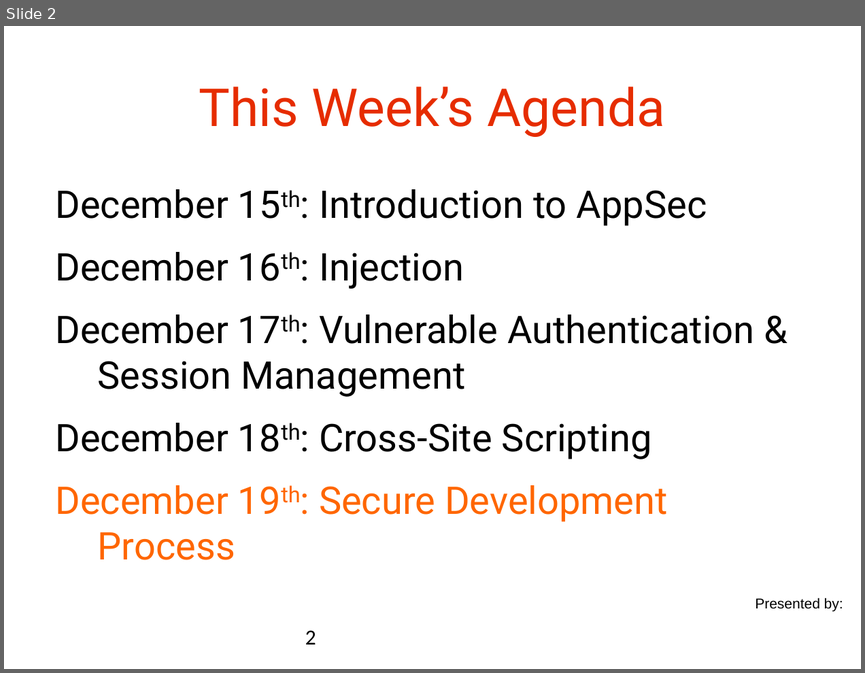
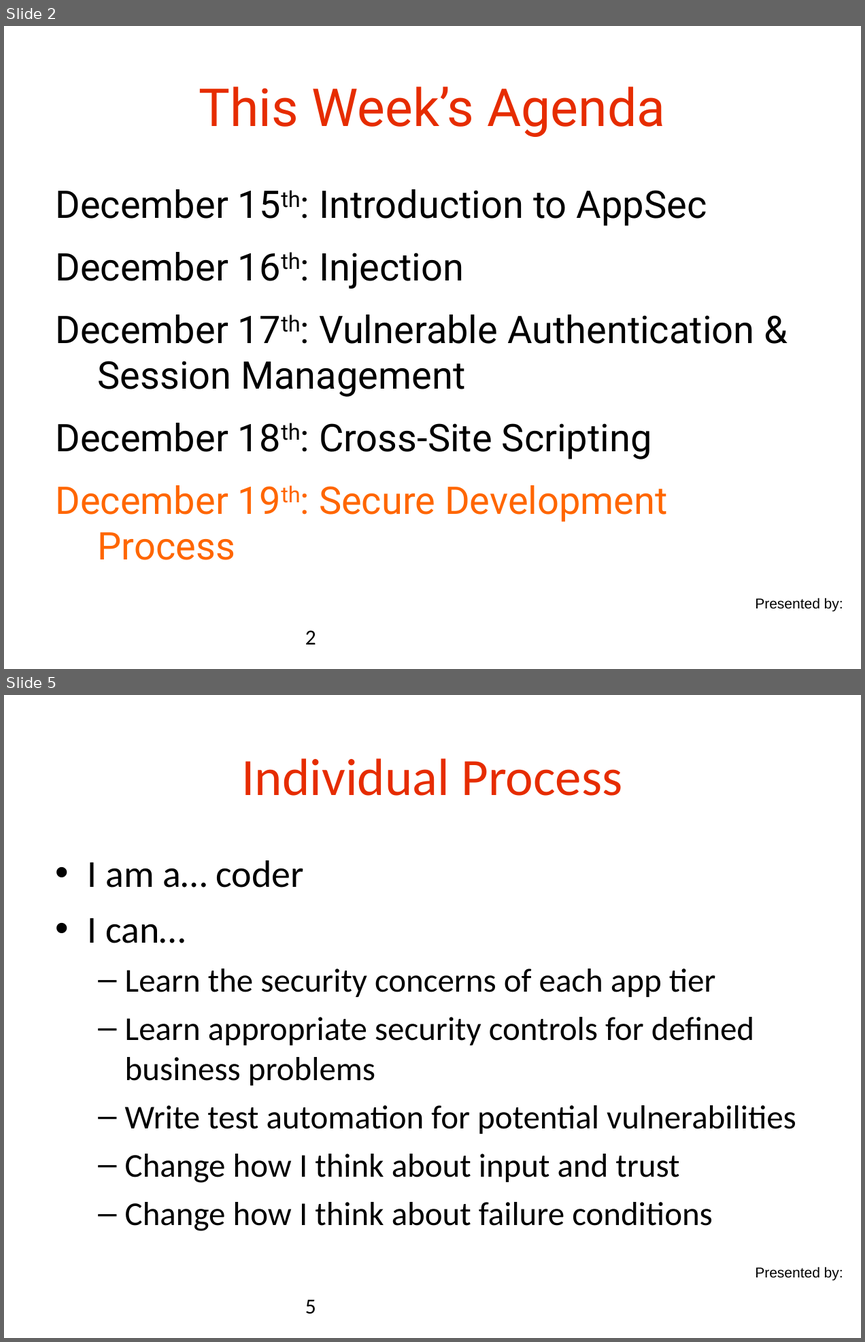
Before and after one commit to danielsomerfield/app-sec-presentation, a slide deck: AppSec Presentation Deck Day 5.ppt. Shown one above the other, each under a label of ours: slide 2 before the commit, slides 2 and 5 after it; the slides between them are not shown. The pictures are 865x673 and 865x1342 pixels, drawn with LibreOffice and Linux fonts; fonts in the diff are those of the drawing; background and template pictures are left out. Boxes give left, top, right and bottom in pixels: in the first picture for what was removed or moved away, otherwise in the second. Text is boxed around its words. In the diff, an @@ line names an element or a change of style, - is before the commit and + after.

```diff
--- a/AppSec Presentation Deck Day 5.ppt
+++ b/AppSec Presentation Deck Day 5.ppt
@@ slide 5 added at (x1=4, y1=695, x2=861, y2=1338), background #FFFFFF; not listed: 1 template element that a slide beside it also shows @@
@@ title added at (x1=242, y1=758, x2=622, y2=796), 44 pt, text #E62C00 @@
+Individual Process
@@ text added at (x1=88, y1=860, x2=796, y2=1231), 28 pt, text #000000 @@
+• I am a… coder
+• I can…
+  – Learn the security concerns of each app tier
+  – Learn appropriate security controls for defined business problems
+  – Write test automation for potential vulnerabilities
+  – Change how I think about input and trust
+  – Change how I think about failure conditions
@@ page number added at (x1=305, y1=1299, x2=316, y2=1314), 18 pt, text #000000 @@
+5
```
Also in this commit, not shown: 5 slides changed, 12 other slides added, 8 slides removed, 4 other files.
